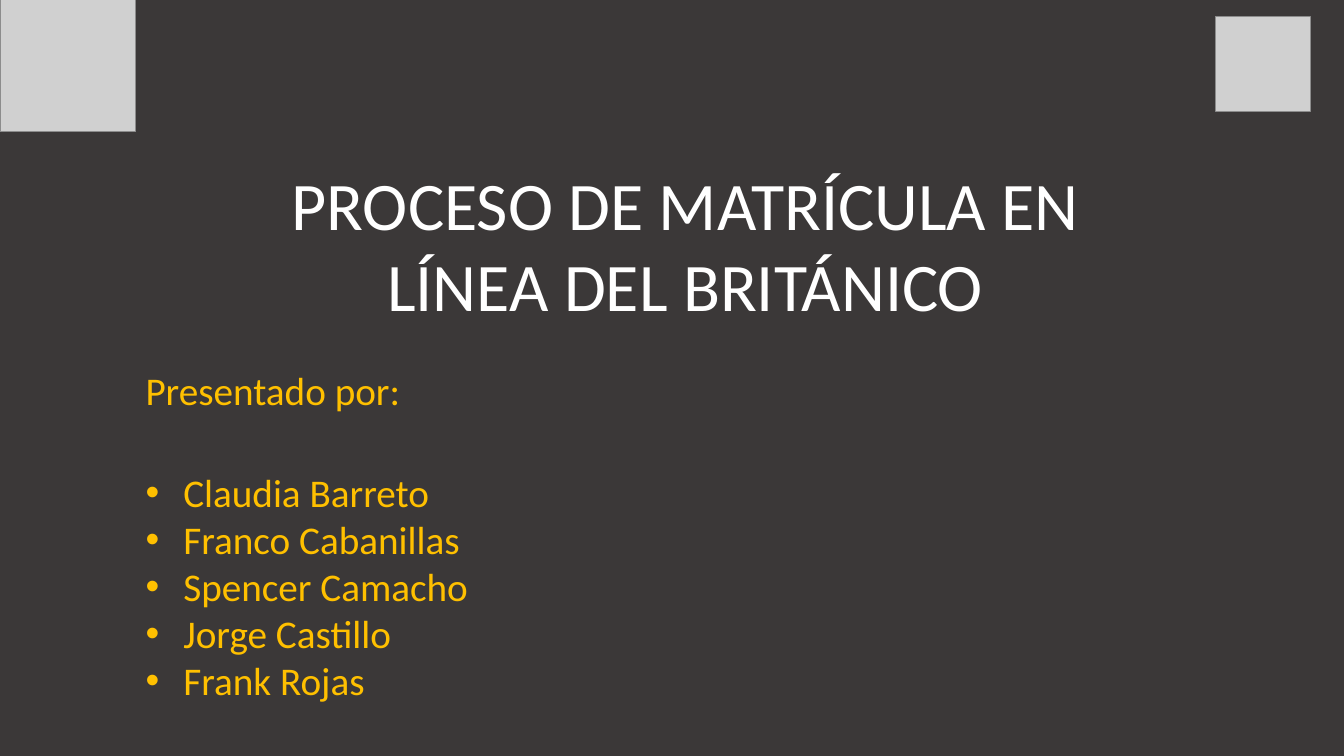
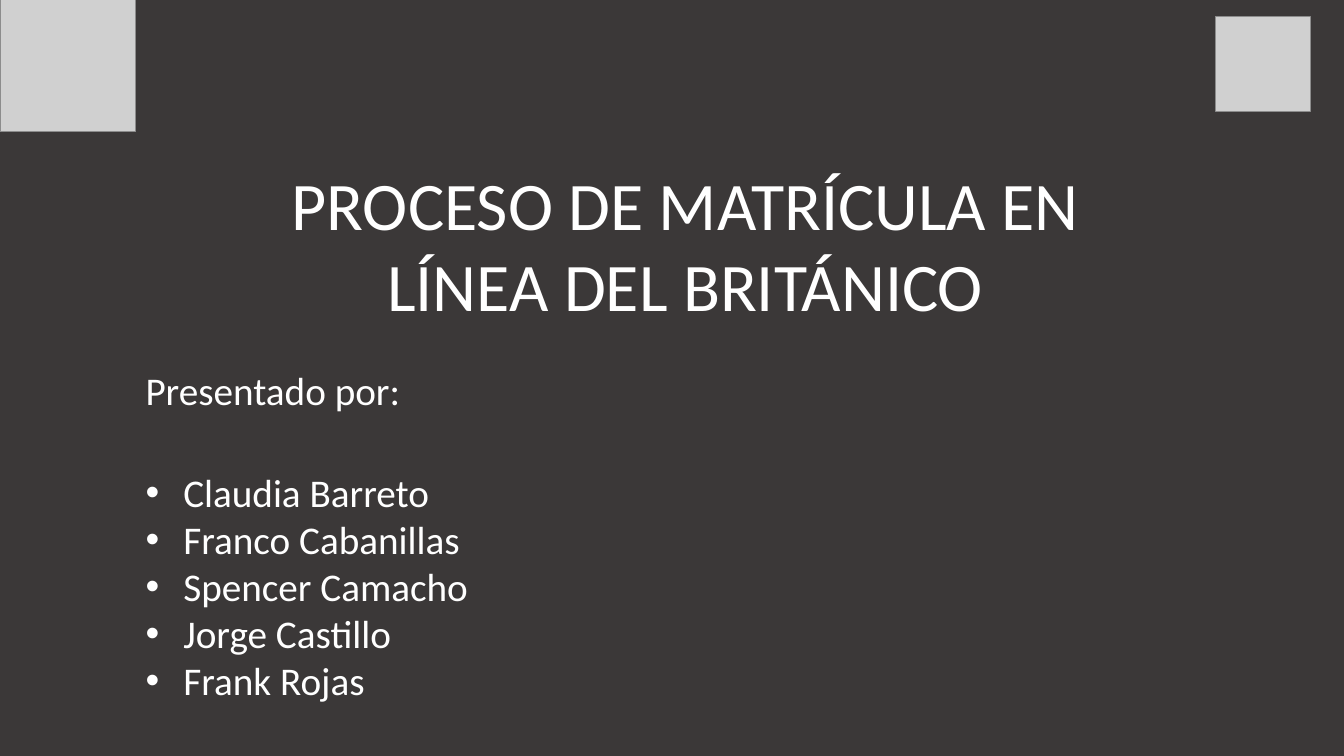
Before and after one commit to rojfrank/ing_req_rr, a slide deck: slide 1 of Requerimiento_Presentacion1.pptx. Drawn at 1344x756 pixels with LibreOffice and Linux fonts; fonts in the diff are those of the drawing; grey boxes stand for pictures; background and template pictures are left out. Boxes give left, top, right and bottom in pixels: in the first picture for what was removed or moved away, otherwise in the second. Text is boxed around its words. In the diff, an @@ line names an element or a change of style, - is before the commit and + after.

```diff
--- a/Requerimiento_Presentacion1.pptx
+++ b/Requerimiento_Presentacion1.pptx
@@ subtitle "Presentado por:" at bbox=[146, 377, 467, 702]: text colour #FFC000 to #FFFFFF @@
```
Also in this commit, not shown: 13 other slides changed, 11 slides added, 1 slide removed, 1 other file.
